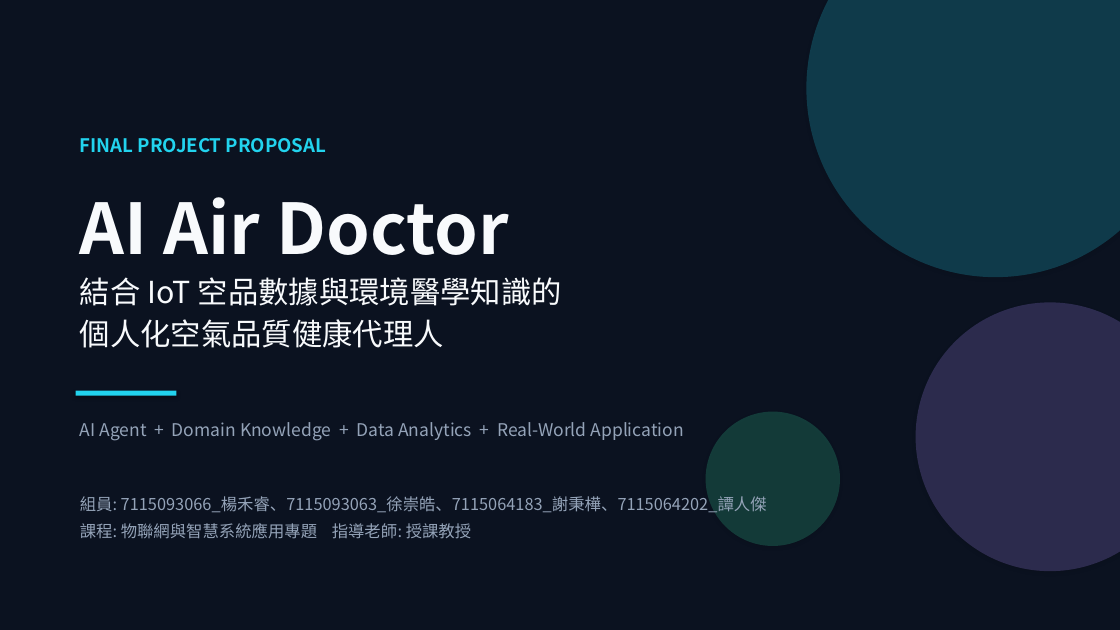
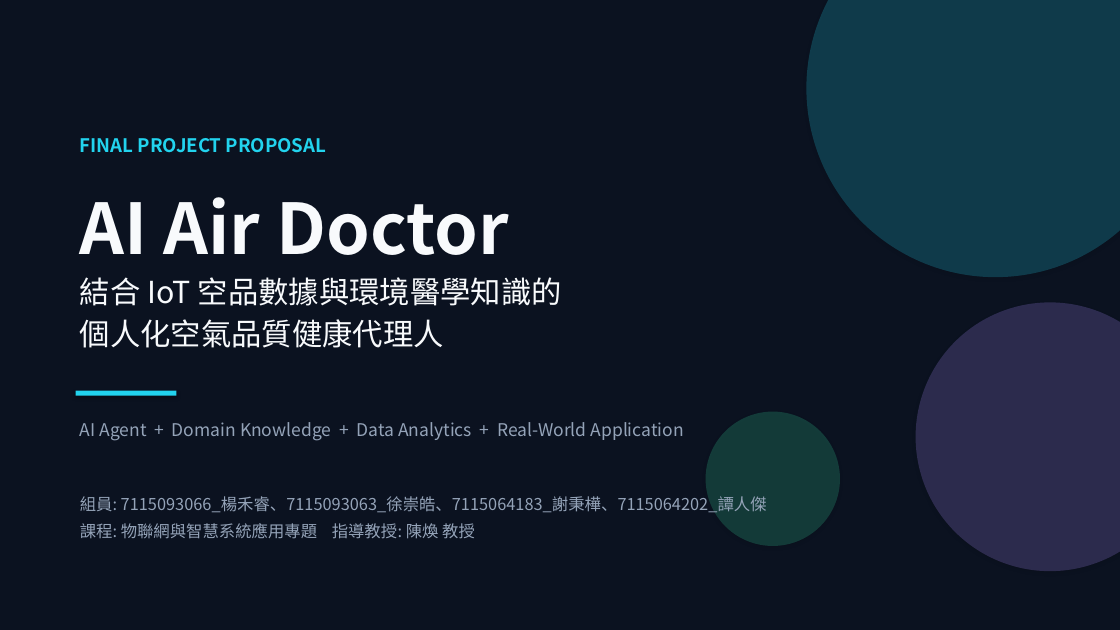
Before and after one commit to aghoniln/IOT_group_proposal, a slide deck: slide 1 of docs/Proposal_AI_Air_Doctor.pptx. Drawn at 1120x630 pixels with LibreOffice and Linux fonts; fonts in the diff are those of the drawing. Boxes give left, top, right and bottom in pixels: in the first picture for what was removed or moved away, otherwise in the second. Text is boxed around its words. In the diff, an @@ line names an element or a change of style, - is before the commit and + after.

Commit message:
Add advisor: Professor Chen Huan across all documents, docx and pptx

```diff
--- a/docs/Proposal_AI_Air_Doctor.pptx
+++ b/docs/Proposal_AI_Air_Doctor.pptx
@@ text at (80, 523, 475, 539): text changed @@
-課程: 物聯網與智慧系統應用專題 指導老師: 授課教授
+課程: 物聯網與智慧系統應用專題 指導教授: 陳煥 教授
```
Also in this commit, not shown: 5 other files.
